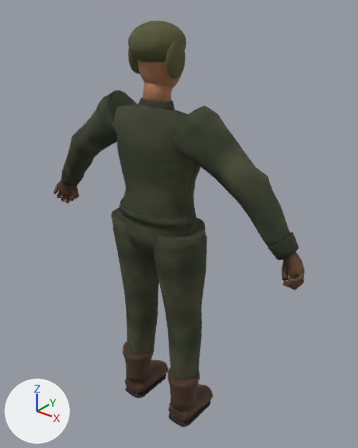
Renders of the Blender file tools/blender/crew-body.blend from each side of a commit.
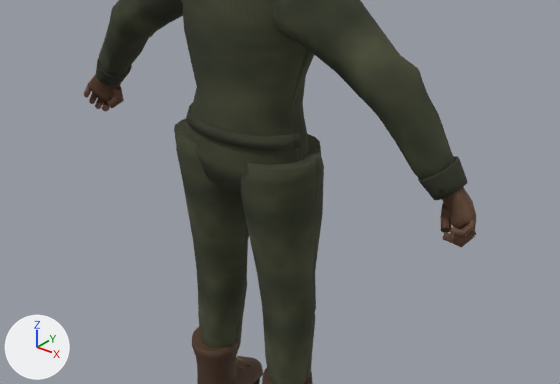
Old and new are each drawn whole from a 50 mm camera at (1.165, -1.325, 0.864) aimed at (0.029, 0.095, -0.016) and again close up on the part from 0% to 100% of the width and 29% to 84% of the height. Arrows for +X, +Y and +Z are at lower left; the lights stay in place. The last two pictures show the newer version.

Before the edit, the objects in view are built like this:
```python
me_crewarms = bpy.data.meshes.new('CrewArms')
me_crewarms.from_pydata(...)  # 1428 vertices, 2792 faces; spans x -0.624..0.624, y -0.085..0.089, z -0.063..0.504
# faces by material slot: [952, 376, 1464]
me_crewarms.materials.append(mat_olive_cotton_drill)
me_crewarms.materials.append(mat_folded_twill_cuff)
me_crewarms.materials.append(mat_walnut_goatskin)
me_crewuniform = bpy.data.meshes.new('CrewUniform')
me_crewuniform.from_pydata(...)  # 2700 vertices, 5264 faces; spans x -0.213..0.215, y -0.12..0.176, z -0.928..0.503
# faces by material slot: [1548, 304, 1268, 1048, 392, 704]
me_crewuniform.materials.append(mat_olive_cotton_drill)
me_crewuniform.materials.append(mat_folded_twill_cuff)
me_crewuniform.materials.append(mat_horn_button)  # brown #3a3126
me_crewuniform.materials.append(mat_scuffed_russet_service_leather)  # brown #4c3423
me_crewuniform.materials.append(mat_black_rubber_outsole)  # black #26221c
me_crewuniform.materials.append(mat_waxed_boot_lace)  # brown #6f5133
ob_crewarms = bpy.data.objects.new('CrewArms', me_crewarms)
ob_crewarms.location = (0.0, 0.0, 0.0)
ob_crewuniform = bpy.data.objects.new('CrewUniform', me_crewuniform)
ob_crewuniform.location = (0.0, 0.0, 0.0)
```
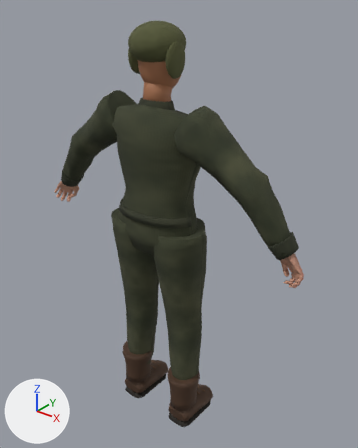
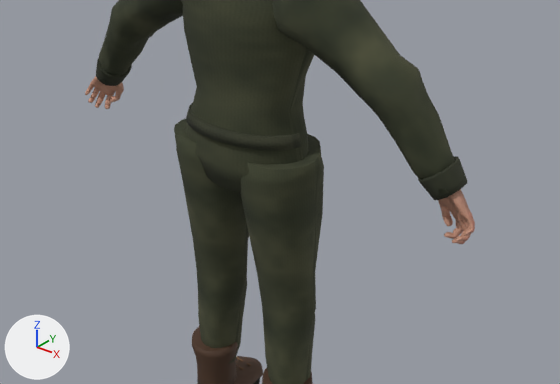
Pixel boxes (x1, y1, x2, y2) of what changed, in the close-ups (560 x 384 px):
'CrewArms', reshaped: before (84, 0, 476, 247); after (85, 0, 475, 244)
part 1 of me_crewarms, cut back: before (84, 74, 124, 111); after (85, 76, 124, 109)
part 2 of me_crewarms, cut back: before (440, 187, 476, 247); after (438, 189, 475, 244)

The edits, one by one:
Picture 'Crew-hand-skin.png' (img_crew_hand_skin_png) is new.
Picture 'Crew-hand-surface.png' (img_crew_hand_surface_png) is new.
Picture 'Crew-hand-pore-detail.png' (img_crew_hand_pore_detail_png) is new.
Material 'Crew skin and natural nails' (mat_crew_skin_and_natural_nails) is new.
Uses the picture img_crew_hand_pore_detail_png.
Uses the picture img_crew_hand_skin_png.
Uses the picture img_crew_hand_surface_png.
me_crewarms is used by ob_crewarms; location (0.0, 0.0, 0.0).
me_crewarms had 1428 vertices, 2792 faces and spanned x -0.624..0.624, y -0.085..0.089, z -0.063..0.504.
me_crewarms now has 13404 vertices, 26784 faces and spans x -0.623..0.623, y -0.085..0.089, z -0.051..0.504.
me_crewarms part 1: 5 vertices moved within x -0.618..-0.538, y 0.0..0.033, z -0.042..0.015; 370 vertices removed from x -0.624..-0.508, y -0.042..0.06, z -0.063..0.093; 6358 vertices added at x -0.623..-0.516, y -0.025..0.051, z -0.051..0.083.
me_crewarms part 2: 5 vertices moved within x 0.538..0.618, y 0.0..0.033, z -0.042..0.015; 370 vertices removed from x 0.508..0.624, y -0.042..0.06, z -0.063..0.093; 6358 vertices added at x 0.516..0.623, y -0.025..0.051, z -0.051..0.083.
me_crewarms no longer uses material mat_walnut_goatskin.
me_crewarms gains material mat_crew_skin_and_natural_nails.
